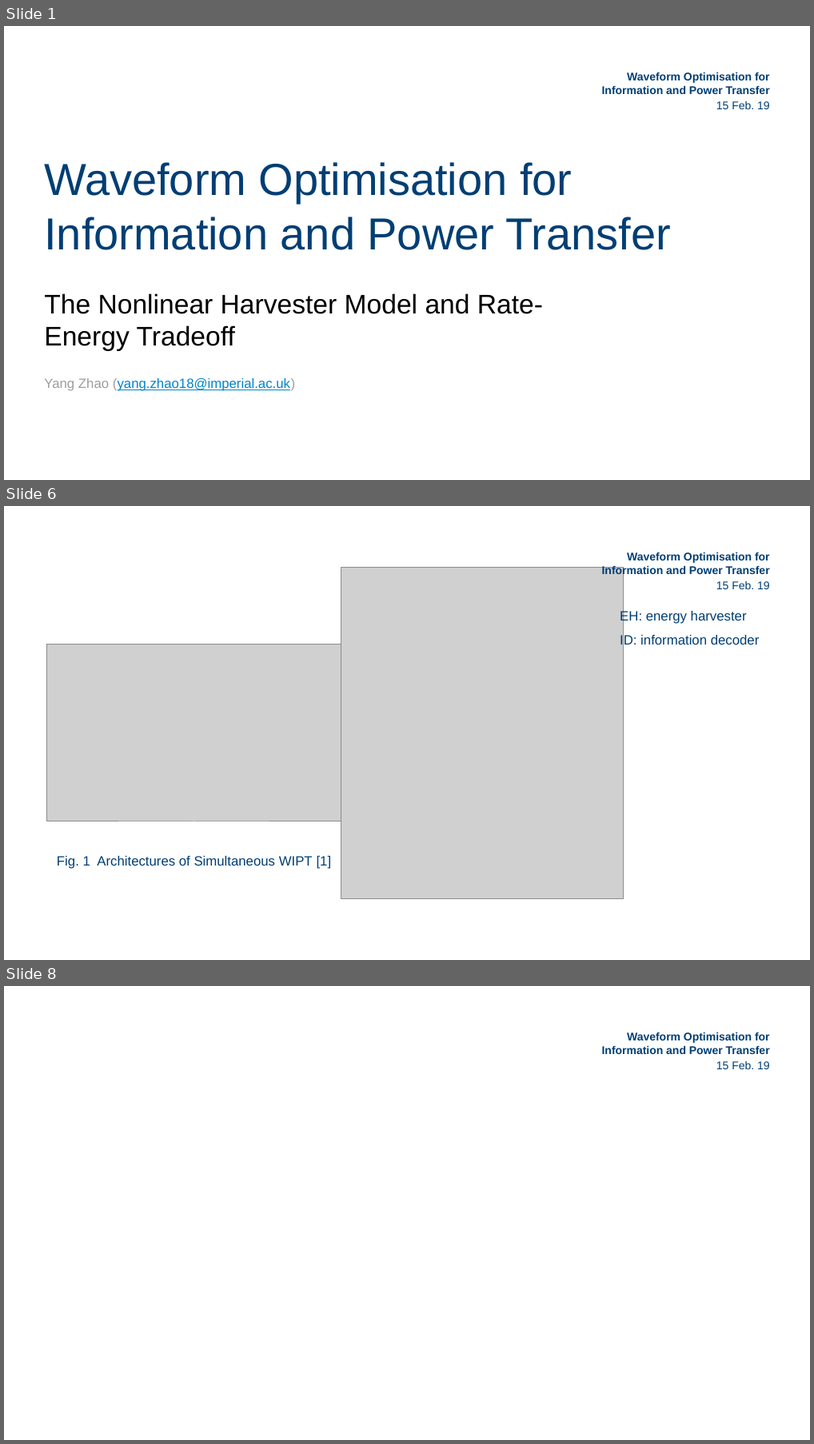
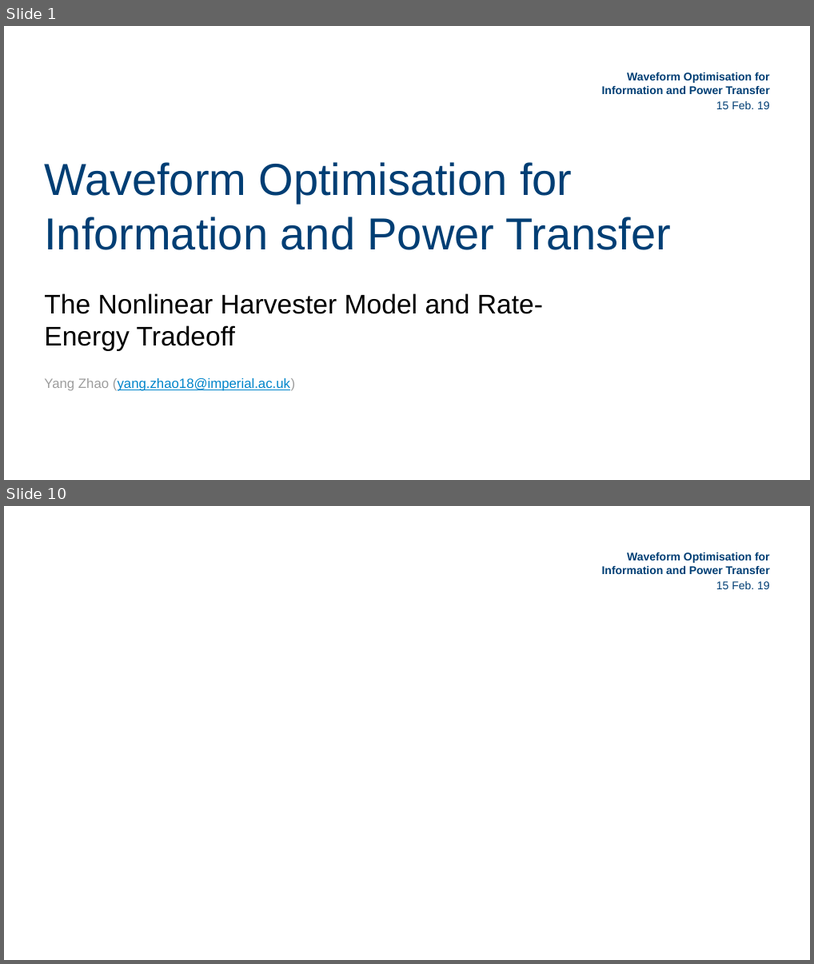
Before and after one commit to xiaogaogaoxiao/signal-optimization-for-wireless-information-and-power-transmission, a slide deck: slides/Imperial_Powerpoint-Template_16-9-Ratio.pptx. Shown one above the other, each under a label of ours: slides 1, 6 and 8 before the commit, slides 1 and 10 after it; the slides between them are not shown. The pictures are 814x1444 and 814x964 pixels, drawn with LibreOffice and Linux fonts; fonts in the diff are those of the drawing; grey boxes stand for pictures; background and template pictures are left out. Boxes give left, top, right and bottom in pixels: in the first picture for what was removed or moved away, otherwise in the second. Text is boxed around its words. In the diff, an @@ line names an element or a change of style, - is before the commit and + after.

```diff
--- a/slides/Imperial_Powerpoint-Template_16-9-Ratio.pptx
+++ b/slides/Imperial_Powerpoint-Template_16-9-Ratio.pptx
@@ slide 6 removed at (4,506,810,960), background picture (left out) @@
@@ text removed at (602,552,770,577) @@
-Waveform Optimisation for Information and Power Transfer
@@ picture removed at (341,568,624,899) @@
@@ text removed at (717,581,770,589) @@
-15 Feb. 19
@@ text removed at (620,609,747,624) @@
-EH: energy harvester
@@ picture removed at (46,644,341,821) @@
@@ text removed at (620,634,760,648) @@
-ID: information decoder
@@ text removed at (57,856,332,868) @@
-Fig. 1 Architectures of Simultaneous WIPT [1]
@@ what was slide 8 is now slide 10 @@
```
Also in this commit, not shown: 4 slides changed, 3 slides added.
